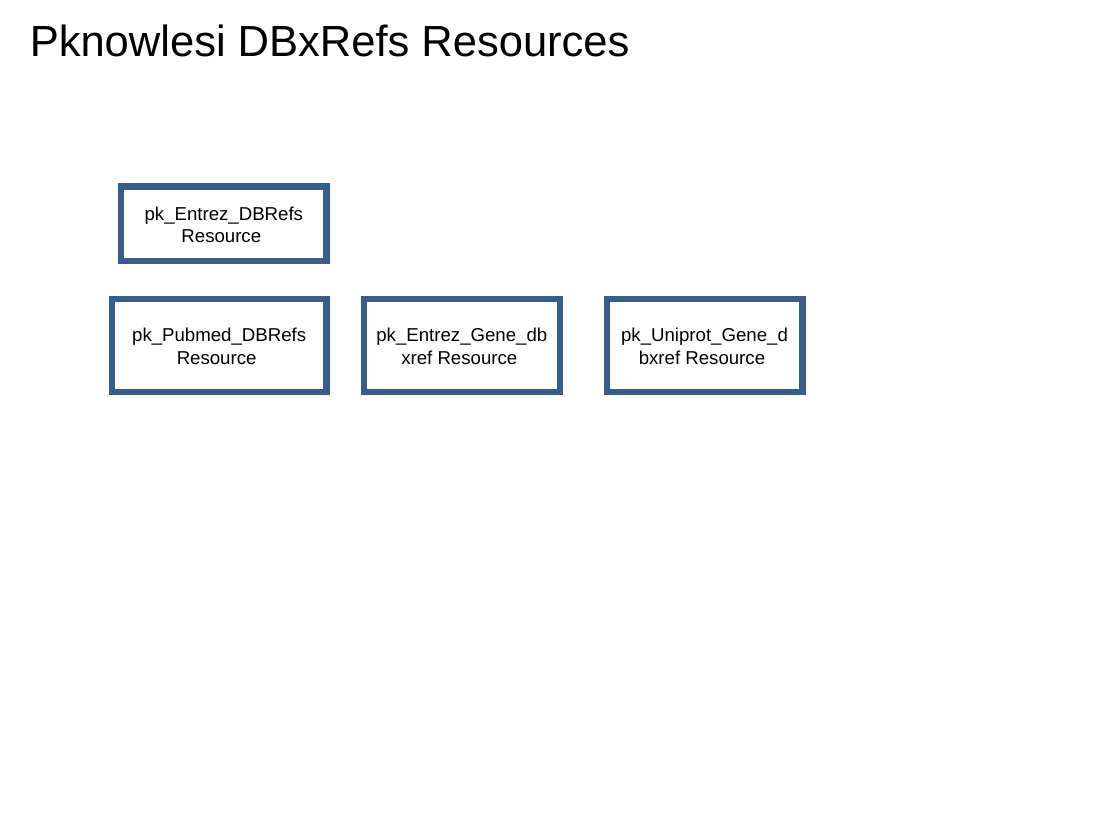
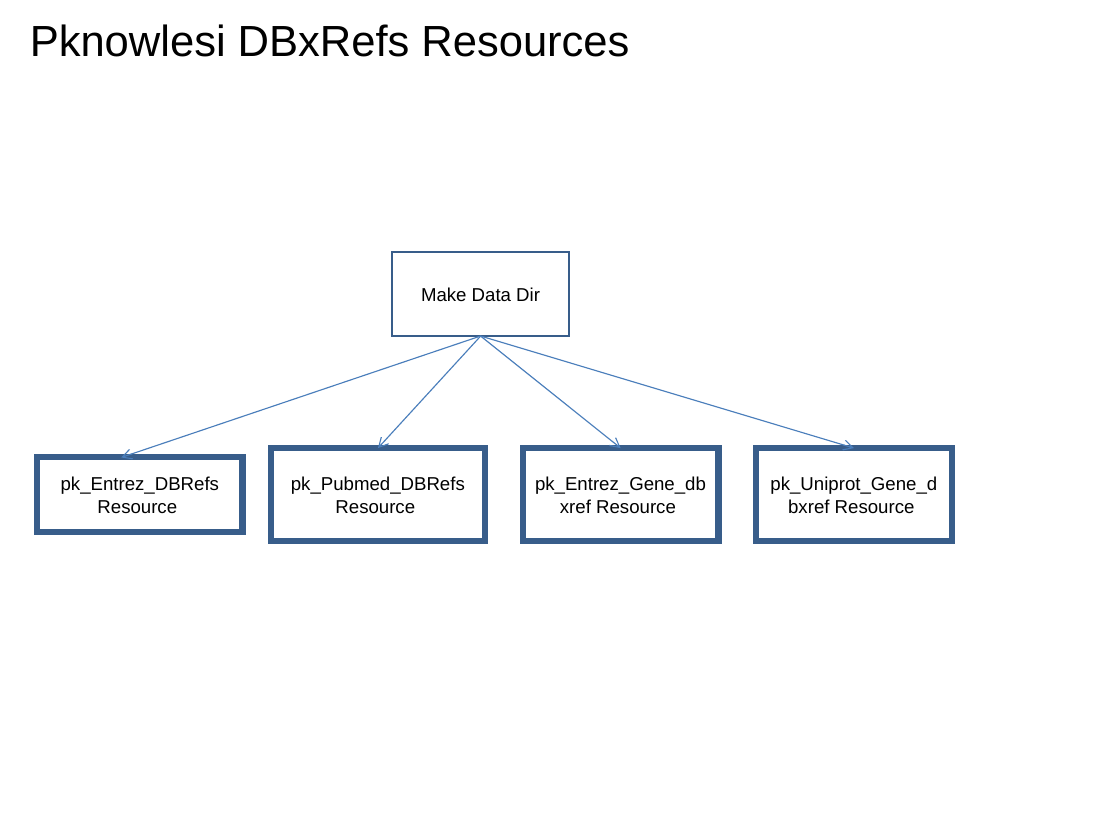
Before and after one commit to VEuPathDB/ApiCommonWorkflow, a slide deck: slide 27 of Main/doc/IntegratedWorkflow.ppt. Drawn at 1120x840 pixels with LibreOffice and Linux fonts; fonts in the diff are those of the drawing. Boxes give left, top, right and bottom in pixels: in the first picture for what was removed or moved away, otherwise in the second. Text is boxed around its words. In the diff, an @@ line names an element or a change of style, - is before the commit and + after.

```diff
--- a/Main/doc/IntegratedWorkflow.ppt
+++ b/Main/doc/IntegratedWorkflow.ppt
@@ rectangle added at box(392, 252, 569, 336), outline #385D8A 0.99 pt, 12 pt, text #000000 @@
+Make Data Dir
@@ arrow added from (480, 336) to (121, 457), #4A7EBB 0.74 pt @@
@@ arrow added from (480, 336) to (377, 448), #4A7EBB 0.74 pt @@
@@ arrow added from (480, 336) to (853, 448), #4A7EBB 0.74 pt @@
@@ arrow added from (480, 336) to (620, 448), #4A7EBB 0.74 pt @@
@@ rectangle "pk_Pubmed_DBRefs Resource": place and size @@
-rectangle "pk_Pubmed_DBRefs Resource" at box(112, 299, 327, 392)
+rectangle "pk_Pubmed_DBRefs Resource" at box(271, 448, 486, 541)
@@ rectangle "pk_Entrez_Gene_dbxref Resource": place and size @@
-rectangle "pk_Entrez_Gene_dbxref Resource" at box(364, 299, 560, 392)
+rectangle "pk_Entrez_Gene_dbxref Resource" at box(523, 448, 719, 541)
@@ rectangle "pk_Uniprot_Gene_dbxref Resource": place and size @@
-rectangle "pk_Uniprot_Gene_dbxref Resource" at box(607, 299, 803, 392)
+rectangle "pk_Uniprot_Gene_dbxref Resource" at box(756, 448, 952, 541)
@@ rectangle "pk_Entrez_DBRefs": place and size @@
-rectangle "pk_Entrez_DBRefs" at box(121, 187, 326, 262)
+rectangle "pk_Entrez_DBRefs" at box(37, 457, 242, 532)
```
Also in this commit, not shown: 33 other slides changed.
